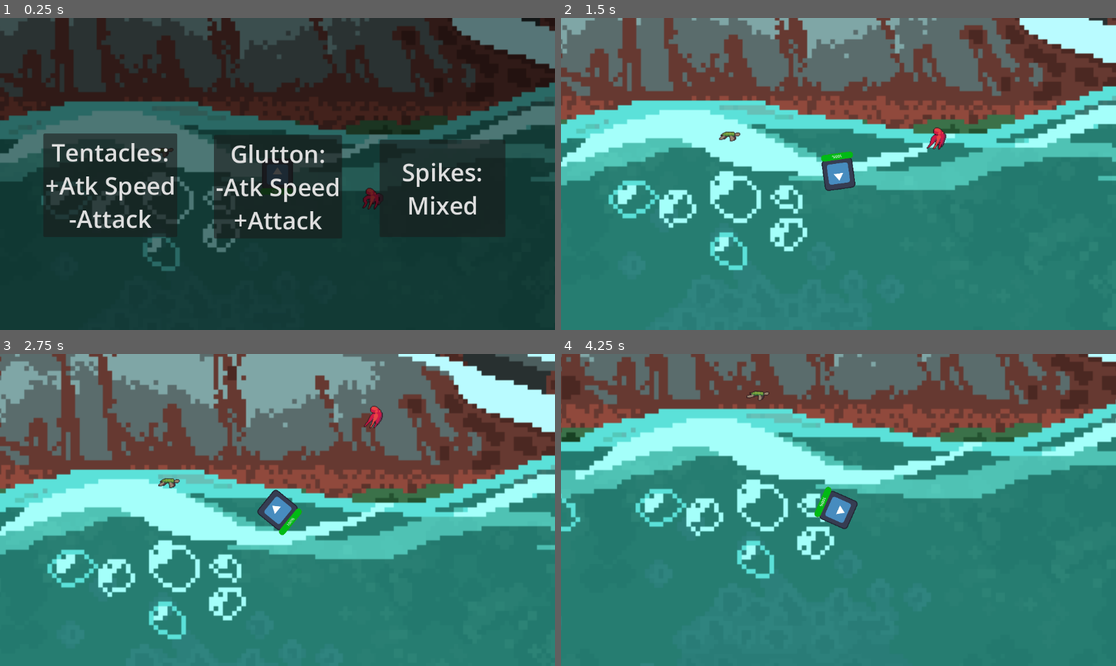
Above: before the commit, frames 1-4 (two rows, left to right).
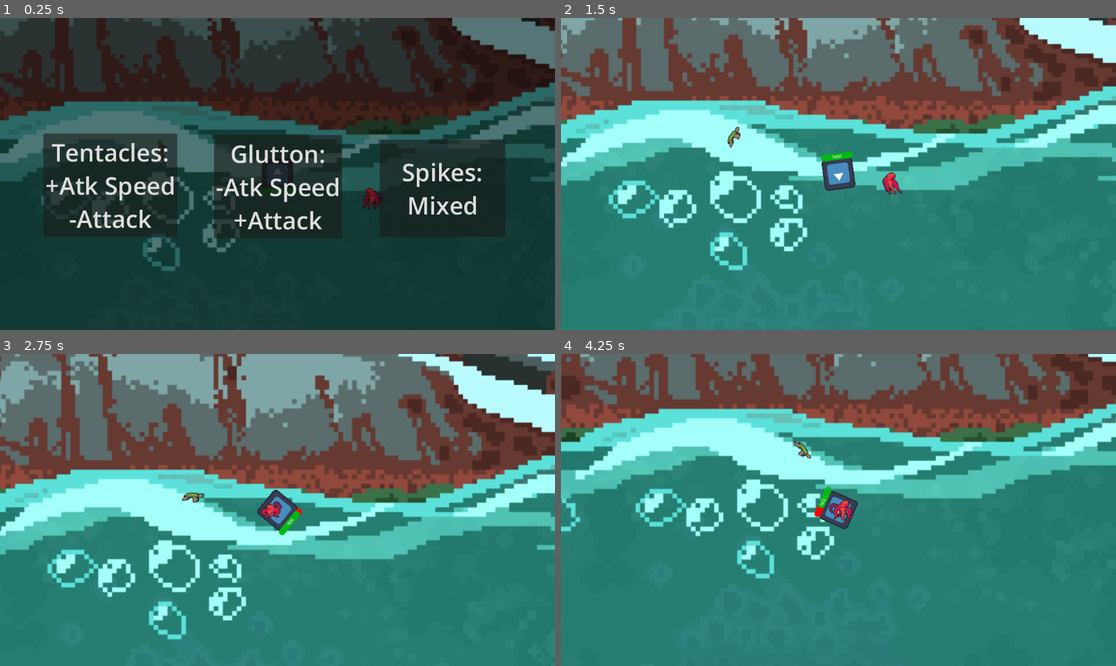
Above: after the commit, the same moments.

Repository: GavinWu42711/Campfire
Game: Godot game, scene res://Scenes/level_1.tscn
Two runs of this game, one before a commit and one after it. Both use one fixed random seed, a clock stepped at 60 frames per second and the inputs below. This scene is started directly instead of the project's main scene. The engine's default icon, where the game draws it, is replaced by a stand-in: a white triangle on a blue panel in a dark square.
Inputs (mouse positions are in pixels of both pictures, inside the frame that each line leads up to):
- Up to frame 1 (0.25 s): no input
- Up to frame 2 (1.5 s): tap Enter at 0.5 s; move the mouse to (960, 158) at 0.52 s; click (960, 158) at 0.6 s; move the mouse to (727, 189) at 1.27 s; right-click (727, 189) at 1.35 s
- Up to frame 3 (2.75 s): move the mouse to (333, 441) at 2.02 s; click (333, 441) at 2.1 s
- Up to frame 4 (4.25 s): move the mouse to (810, 572) at 2.77 s; right-click (810, 572) at 2.85 s; move the mouse to (1005, 556) at 3.52 s; click (1005, 556) at 3.6 s

The runs differ from the first frame. In frame 1, less than 0.1% of the frame differs, in the area x 27-32%, y 39-47%; in frame 2, 0.4%; in frame 3, 0.5%, in the area x 28-69%, y 16-56%; in frame 4, 0.4%.

Commit message:
Enemy bug
Rotation speed was too low

Diff:
--- a/campfire/Scenes/OctopusEnemy.tscn
+++ b/campfire/Scenes/OctopusEnemy.tscn
@@ -244,6 +244,7 @@
 
 [node name="CharacterBody2D" type="CharacterBody2D" unique_id=980513259 node_paths=PackedStringArray("enemy_hitbox", "enemy_attack_hitbox", "animated_sprite")]
 script = ExtResource("1_dhquj")
+rotation_speed = 0.0
 enemy_hitbox = NodePath("CollisionShape2D")
 enemy_attack_hitbox = NodePath("Area2D")
 animated_sprite = NodePath("AnimatedSprite2D")
@@ -253,7 +254,7 @@
 shape = SubResource("RectangleShape2D_a4202")
 
 [node name="Area2D" type="Area2D" parent="." unique_id=703319564]
-collision_mask = 5
+collision_mask = 4
 
 [node name="CollisionShape2D2" type="CollisionShape2D" parent="Area2D" unique_id=168850124]
 position = Vector2(38, -7)
--- a/campfire/Scenes/TurtleEnemy.tscn
+++ b/campfire/Scenes/TurtleEnemy.tscn
@@ -224,10 +224,12 @@
 
 [node name="CollisionShape2D" type="CollisionShape2D" parent="." unique_id=694097625]
 position = Vector2(-1.5, 0.5)
+rotation = -1.5782844
 shape = SubResource("RectangleShape2D_4fq7q")
 
 [node name="Area2D" type="Area2D" parent="." unique_id=420191172]
-collision_mask = 5
+rotation = -1.5782844
+collision_mask = 4
 
 [node name="CollisionShape2D2" type="CollisionShape2D" parent="Area2D" unique_id=1109748655]
 position = Vector2(40, 0)
@@ -235,6 +237,7 @@
 
 [node name="AnimatedSprite2D" type="AnimatedSprite2D" parent="." unique_id=231917284]
 position = Vector2(-2.9802322e-08, -5.9604645e-08)
+rotation = -1.5782844
 scale = Vector2(2.8125, 2.6250005)
 sprite_frames = SubResource("SpriteFrames_ha0he")
 animation = &"attack"
--- a/campfire/Scripts/Enemy_Class.gd
+++ b/campfire/Scripts/Enemy_Class.gd
@@ -5,7 +5,7 @@
 #Variables to be set
 #Movement
 @export var move_speed:float = 300.0
-@export var rotation_speed:float = 1 #Degrees/s
+@export var rotation_speed:float = 45 #Degrees
 
 #Health and attacking
 @export var enemy_attack_damage:int = 10
@@ -52,7 +52,6 @@
 	move_and_slide()
 	animation_handler()
 
-	print("Enemy health: " + str(current_health))
 
 #Makes the enemy take damage
 func take_damage(damage:int):
@@ -171,6 +170,12 @@
 			#Apply vector
 			self.translate(forward_vector)
 
+		if rotation_speed == 0:
+			if dOmega > 180:
+				animated_sprite.flip_h = true
+			else:
+				animated_sprite.flip_h = false
+
 		queue_animation(ACTION.WALK)
 
 	else:
Not shown: 1 places in campfire/Scenes/level_1.tscn that only renumber resources
